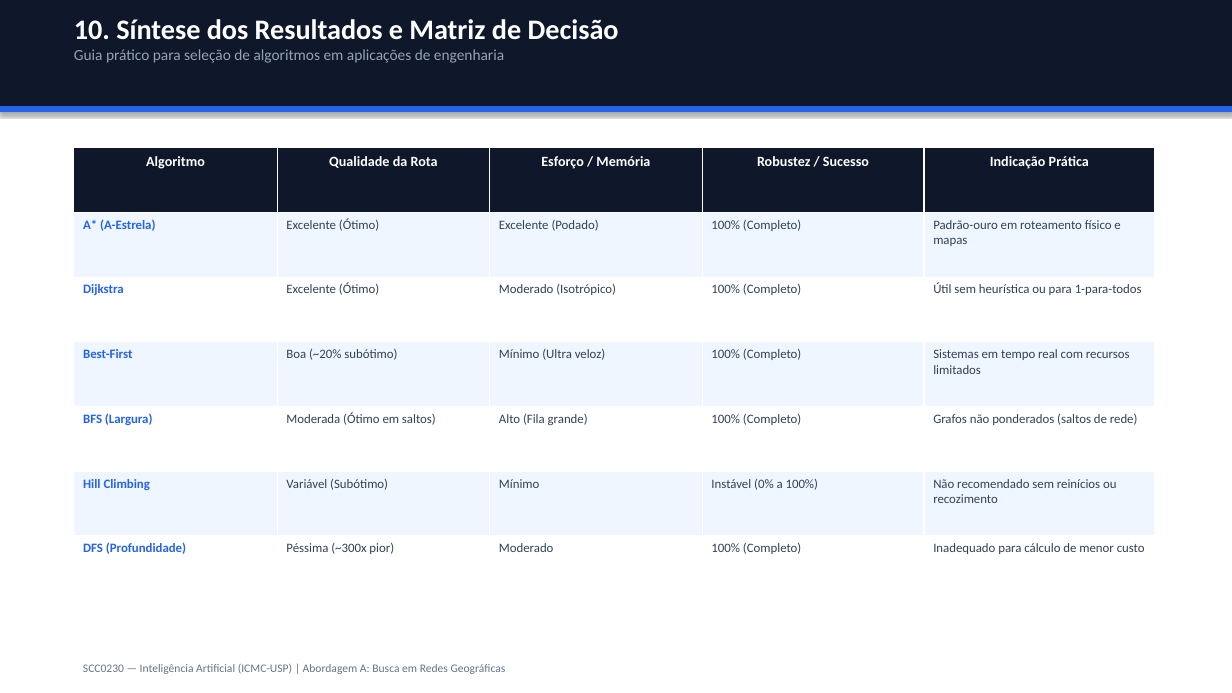
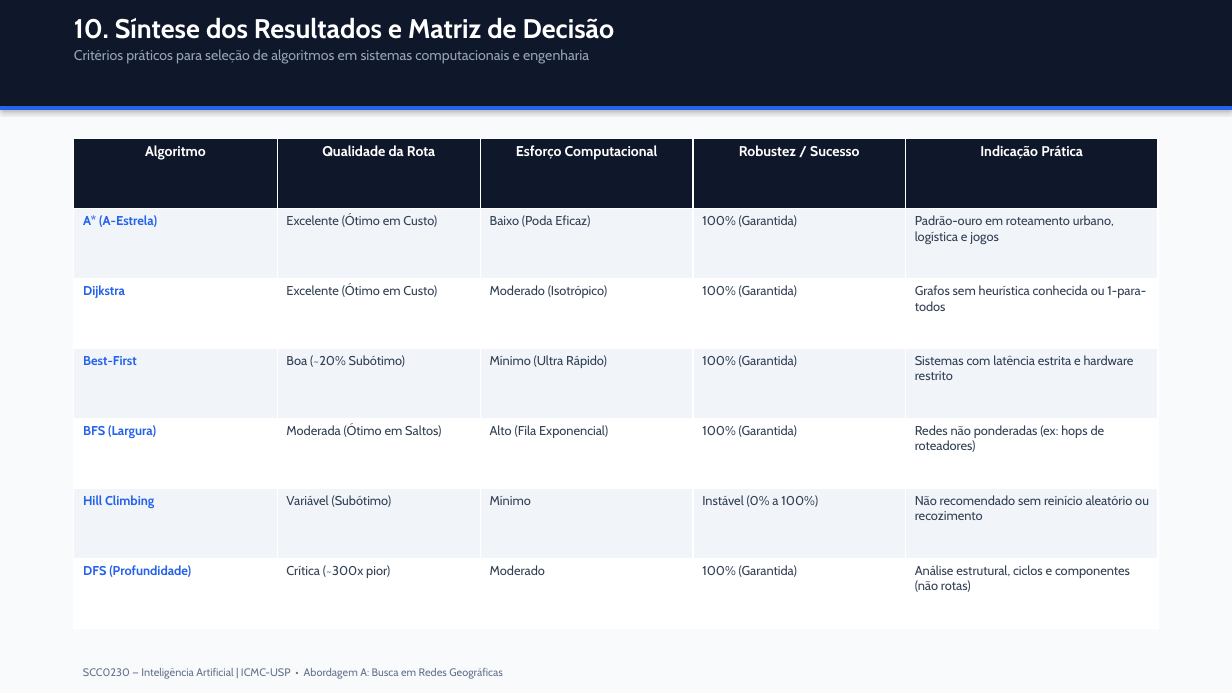
Before and after one commit to pietroggu/rede-geografica-trabalho-ia, a slide deck: slide 11 of outputs/apresentacao_busca_redes.pptx. Drawn at 1232x693 pixels with LibreOffice and Linux fonts; fonts in the diff are those of the drawing. Boxes give left, top, right and bottom in pixels: in the first picture for what was removed or moved away, otherwise in the second. Text is boxed around its words. In the diff, an @@ line names an element or a change of style, - is before the commit and + after.

```diff
--- a/outputs/apresentacao_busca_redes.pptx
+++ b/outputs/apresentacao_busca_redes.pptx
@@ rectangle: place and size @@
-rectangle at [0,106,1232,112]
+rectangle at [0,0,1232,106]
@@ rectangle at [0,0,1232,106]: fill #2563EB to #0F172A; outline #2563EB 0.75 pt to none @@
@@ rectangle: place and size @@
-rectangle at [0,0,1232,106]
+rectangle at [0,0,1232,693]
@@ rectangle at [0,0,1232,693]: fill #0F172A to #F8FAFC; outline #0F172A 0.75 pt to none @@
@@ text at [74,17,615,39]: size 22 to 21 pt, font Calibri to Cabin in "10. Síntese dos Resultados e Matriz de ..." @@
@@ text at [74,49,589,64]: text changed; size 12 to 11 pt; font Calibri to Cabin @@
-Guia prático para seleção de algoritmos em aplicações de engenharia
+Critérios práticos para seleção de algoritmos em sistemas computacionais e engenharia
@@ rectangle added at [0,106,1232,110], fill #2563EB @@
@@ table at [74,139,1158,628] @@
-row 1, column 3: Esforço / Memória
+row 1, column 3: Esforço Computacional
-row 2: A* (A-Estrela) | Excelente (Ótimo) | Excelente (Podado) | 100% (Completo) | Padrão-ouro em roteamento físico e mapas
+row 2: A* (A-Estrela) | Excelente (Ótimo em Custo) | Baixo (Poda Eficaz) | 100% (Garantida) | Padrão-ouro em roteamento urbano, logística e jogos
-row 3: Dijkstra | Excelente (Ótimo) | Moderado (Isotrópico) | 100% (Completo) | Útil sem heurística ou para 1-para-todos
+row 3: Dijkstra | Excelente (Ótimo em Custo) | Moderado (Isotrópico) | 100% (Garantida) | Grafos sem heurística conhecida ou 1-para-todos
-row 4: Best-First | Boa (~20% subótimo) | Mínimo (Ultra veloz) | 100% (Completo) | Sistemas em tempo real com recursos limitados
+row 4: Best-First | Boa (~20% Subótimo) | Mínimo (Ultra Rápido) | 100% (Garantida) | Sistemas com latência estrita e hardware restrito
-row 5: BFS (Largura) | Moderada (Ótimo em saltos) | Alto (Fila grande) | 100% (Completo) | Grafos não ponderados (saltos de rede)
+row 5: BFS (Largura) | Moderada (Ótimo em Saltos) | Alto (Fila Exponencial) | 100% (Garantida) | Redes não ponderadas (ex: hops de roteadores)
-row 6, column 5: Não recomendado sem reinícios ou recozimento
+row 6, column 5: Não recomendado sem reinício aleatório ou recozimento
-row 7: DFS (Profundidade) | Péssima (~300x pior) | Moderado | 100% (Completo) | Inadequado para cálculo de menor custo
+row 7: DFS (Profundidade) | Crítica (~300x pior) | Moderado | 100% (Garantida) | Análise estrutural, ciclos e componentes (não rotas)
@@ fill #EFF6FF to #F1F5F9 in 15 cells @@
@@ font Calibri to Cabin in "Algoritmo", "Qualidade da Rota", "Robustez / Sucesso", "Indicação Prática" and 11 more places @@
@@ table: place and size @@
-table at [74,148,1155,601]
+table at [74,139,1158,628]
@@ text at [83,668,503,679]: text changed; size 9 to 8.5 pt; font Calibri to Cabin @@
-SCC0230 — Inteligência Artificial (ICMC-USP) | Abordagem A: Busca em Redes Geográficas
+SCC0230 — Inteligência Artificial | ICMC-USP • Abordagem A: Busca em Redes Geográficas
```
Also in this commit, not shown: 11 other slides changed, 11 other files.
